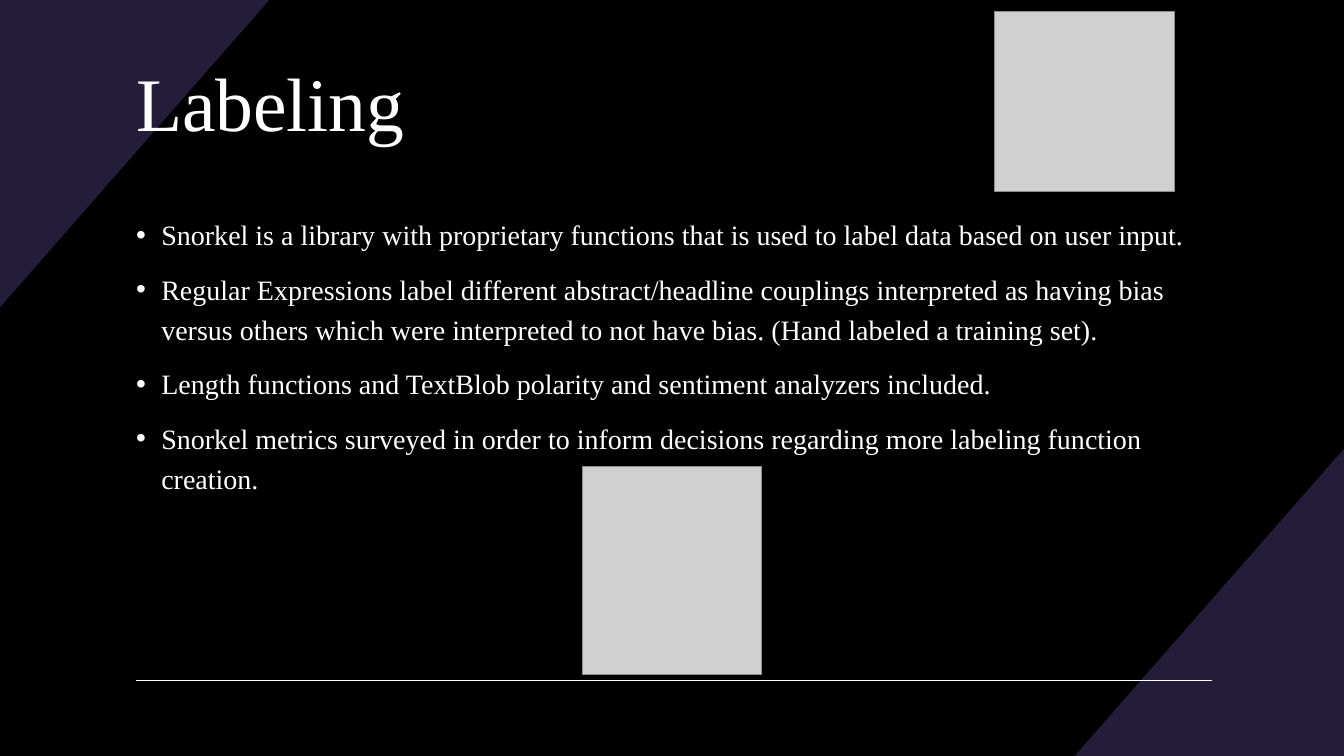
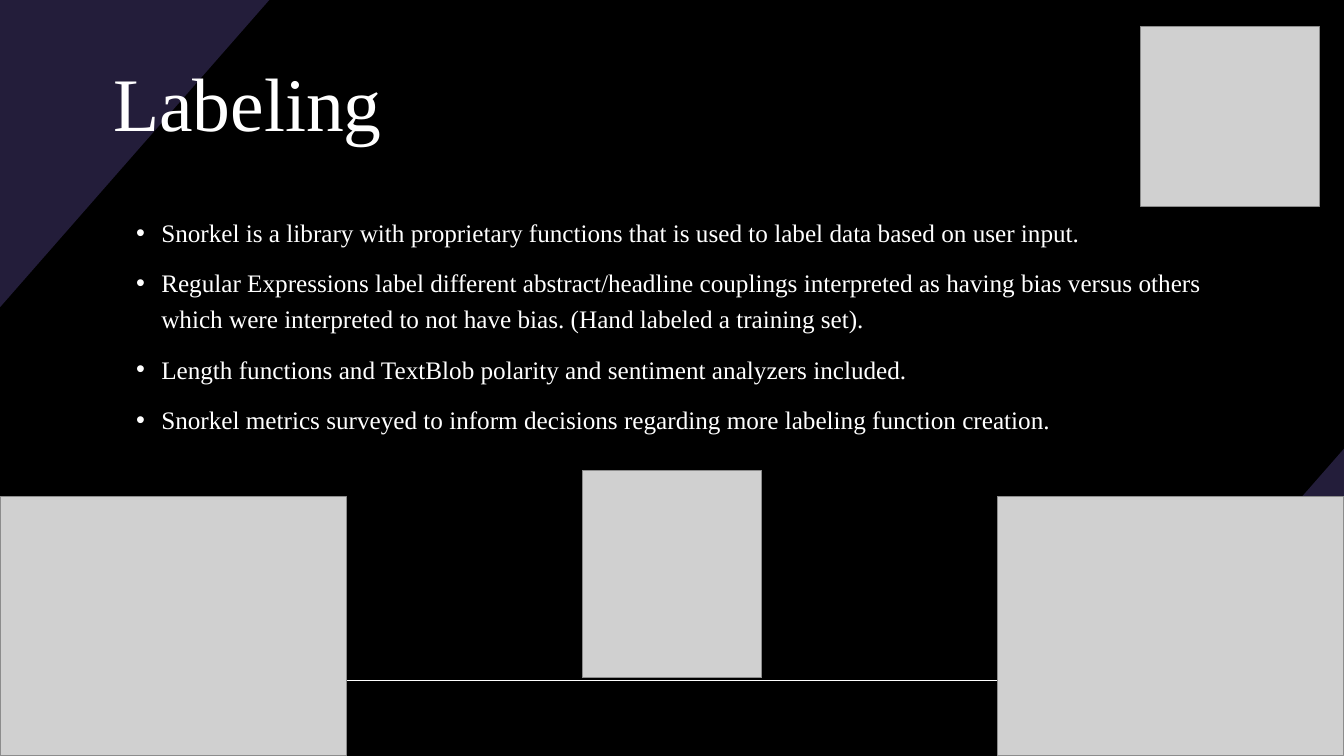
Before and after one commit to BenjaminRocco/Capstone_Project, a slide deck: slide 6 of Capstone_Presentation.pptx. Drawn at 1344x756 pixels with LibreOffice and Linux fonts; fonts in the diff are those of the drawing; grey boxes stand for pictures. Boxes give left, top, right and bottom in pixels: in the first picture for what was removed or moved away, otherwise in the second. Text is boxed around its words. In the diff, an @@ line names an element or a change of style, - is before the commit and + after.

```diff
--- a/Capstone_Presentation.pptx
+++ b/Capstone_Presentation.pptx
@@ title "Labeling": place and size @@
-title "Labeling" at bbox=[136, 73, 404, 147]
+title "Labeling" at bbox=[113, 73, 381, 147]
@@ picture: place and size @@
-picture at bbox=[995, 12, 1175, 192]
+picture at bbox=[1140, 26, 1320, 206]
@@ text at bbox=[161, 224, 1201, 385]: size 20 to 18 pt in "Snorkel is a library with proprietary functions ...", "Regular Expressions label different abstract/headline coupli ...", "Length functions and TextBlob polarity and sentiment ..." @@
@@ text at bbox=[161, 411, 1049, 435]: text changed; size 20 to 18 pt @@
-• Snorkel metrics surveyed in order to inform decisions regarding more labeling function creation.
+• Snorkel metrics surveyed to inform decisions regarding more labeling function creation.
@@ picture: place and size @@
-picture at bbox=[582, 467, 761, 675]
+picture at bbox=[582, 471, 761, 679]
@@ picture added at bbox=[0, 496, 346, 756] @@
@@ picture added at bbox=[998, 496, 1344, 756] @@
```
Also in this commit, not shown: 7 other slides changed, 15 other files.
